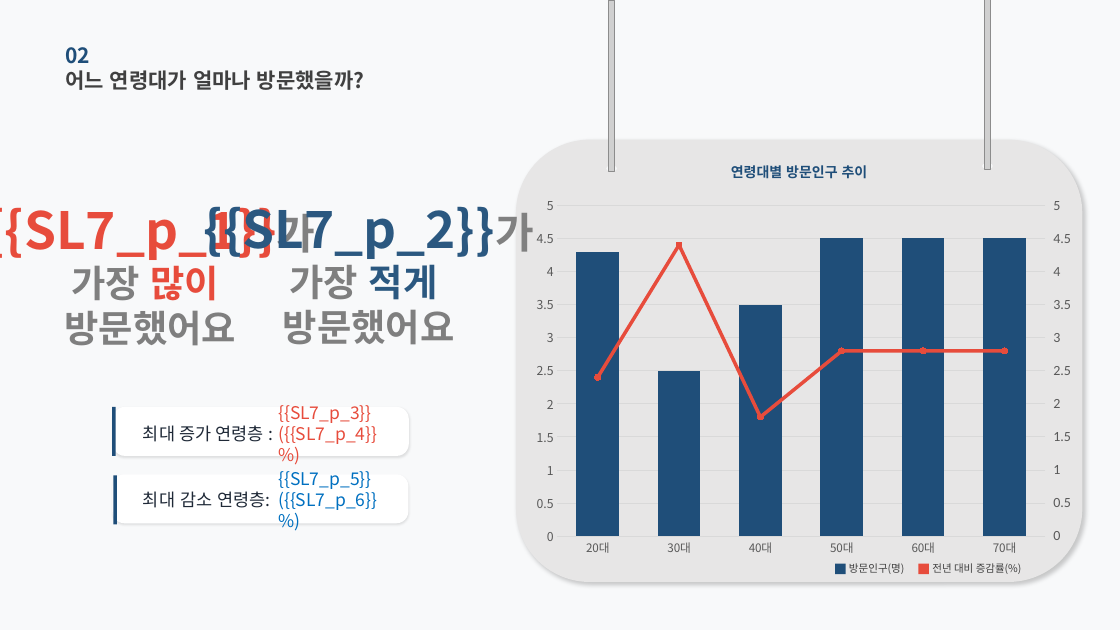
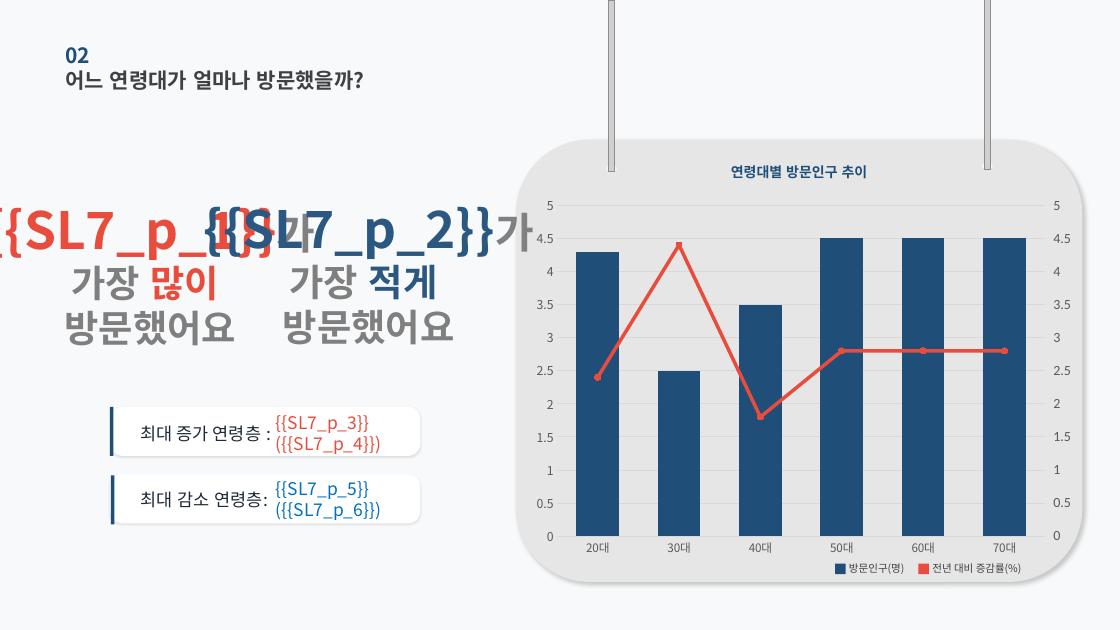
Before and after one commit to roddms/auto-report, a slide deck: slide 7 of template/master.pptx. Drawn at 1120x630 pixels with LibreOffice and Linux fonts; fonts in the diff are those of the drawing; grey boxes stand for pictures; background and template pictures are left out. Boxes give left, top, right and bottom in pixels: in the first picture for what was removed or moved away, otherwise in the second. Text is boxed around its words. In the diff, an @@ line names an element or a change of style, - is before the commit and + after.

```diff
--- a/template/master.pptx
+++ b/template/master.pptx
@@ rounded rectangle: place and size @@
-rounded rectangle at (113,407,408,455)
+rounded rectangle at (111,407,421,455)
@@ text at (276,415,381,454): text changed @@
-{{SL7_p_3}} ({{SL7_p_4}}%)
+{{SL7_p_3}} ({{SL7_p_4}})
@@ rounded rectangle: place and size @@
-rounded rectangle at (113,475,408,523)
+rounded rectangle at (110,475,420,523)
@@ text at (276,481,381,520): text changed @@
-{{SL7_p_5}} ({{SL7_p_6}}%)
+{{SL7_p_5}} ({{SL7_p_6}})
```
Also in this commit, not shown: 4 other slides changed, 10 other files.
